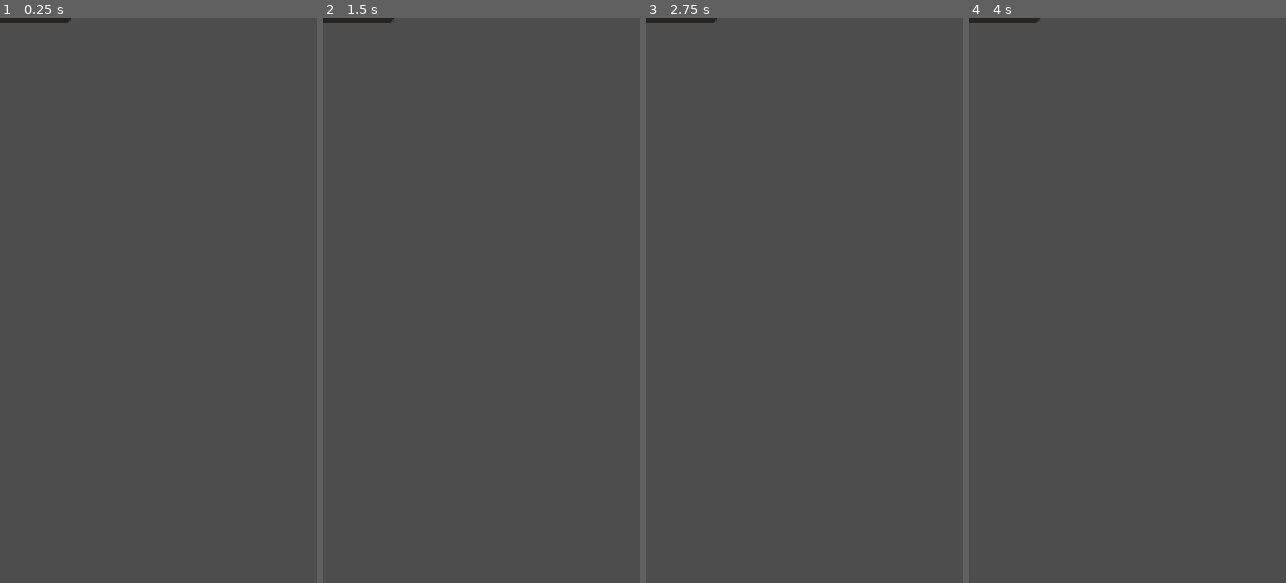
Above: before the commit, frames 1-4 (left to right).
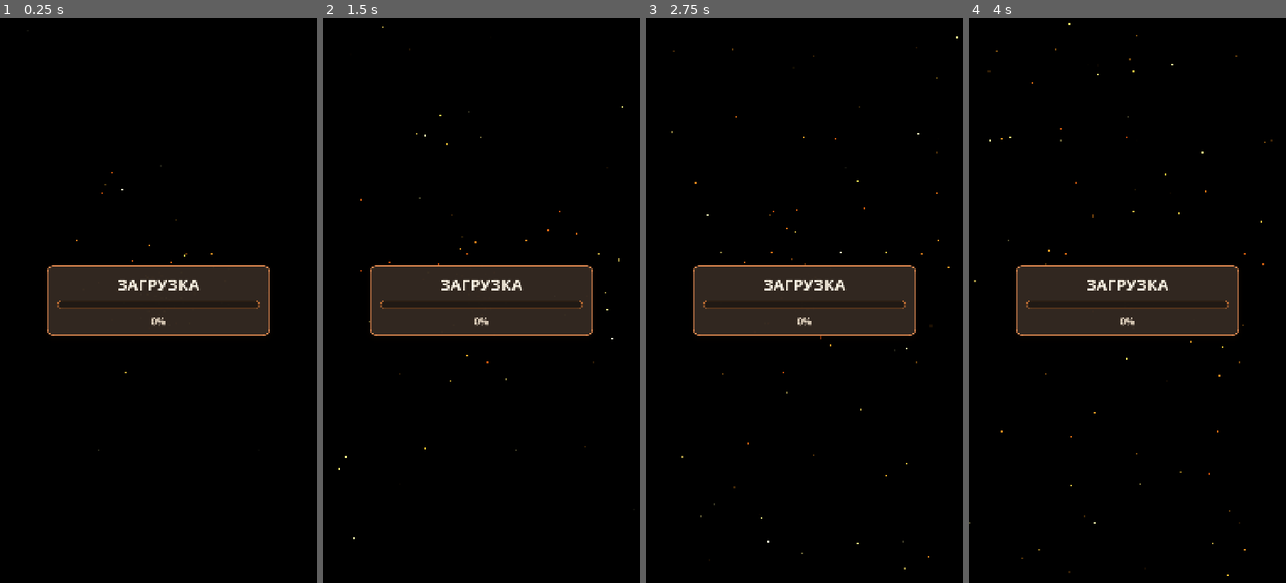
Above: after the commit, the same moments.

Repository: GGamezebo/GodBomb
Game: Godot game, scene res://src/ui/loading_screen/loading_screen.tscn
Two runs of this game, one before a commit and one after it. Both use one fixed random seed, a clock stepped at 60 frames per second and the inputs below. This scene is started directly instead of the project's main scene.
Inputs (mouse positions are in pixels of both pictures, inside the frame that each line leads up to):
- Up to frame 1 (0.25 s): no input
- Up to frame 2 (1.5 s): tap Enter at 0.5, 0.6 s; move the mouse to (551, 272) at 0.52 s; click (551, 272) at 0.67 s; drag from (418, 328) to (465, 413) at 1.27 s
- Up to frame 3 (2.75 s): move the mouse to (836, 176) at 2.02 s; tap Enter at 2.1 s; click (836, 176) at 2.17 s
- Up to frame 4 (4 s): drag from (1111, 413) to (1032, 215) at 2.77 s; tap Space at 3.5 s; move the mouse to (1222, 385) at 3.52 s; tap Enter at 3.6 s; click (1222, 385) at 3.67 s

The runs differ from the first frame. In frame 1, 100% of the frame differs, in the area x 0-100%, y 0-100%; in frame 2, 100%; in frame 3, 100%; in frame 4, 100%.

Commit message:
loading screen

Diff:
--- a/src/contexts/main_context/main_context.gd
+++ b/src/contexts/main_context/main_context.gd
@@ -75,18 +75,35 @@
 
 	if current_loading_screen:
 		current_loading_screen.queue_free()
+		current_loading_screen = null
+
 	if use_loading_screen and loading_screen_scene:
 		current_loading_screen = loading_screen_scene.instantiate()
 		add_child(current_loading_screen)
+		if current_loading_screen.has_method("present"):
+			current_loading_screen.present()
+		await get_tree().process_frame
+		_release_current_context()
+	elif not use_loading_screen:
 		_release_current_context()
 
 	var scene: PackedScene = await _async_load_scene(scene_path, _update_progress)
 
+	if scene == null:
+		is_loading = false
+		push_error("Failed to load scene: %s" % scene_path)
+		if current_loading_screen:
+			current_loading_screen.queue_free()
+			current_loading_screen = null
+		if scene_path == game_context_path:
+			_apply_context_music(true)
+			await switch_game_context(menu_context_path, false, _session_data())
+		return
+
 	if not use_loading_screen:
 		_release_current_context()
 
-	if scene:
-		_on_loading_complete(scene, data)
+	_on_loading_complete(scene, data)
 
 
 func _async_load_scene(path: String, progress_callback: Callable) -> PackedScene:
@@ -117,10 +134,12 @@
 	current_context = scene.instantiate()
 	current_context.initialize(data)
 	add_child(current_context)
+	await get_tree().process_frame
 	_apply_context_music(target_path == menu_context_path)
 
 	if current_loading_screen:
 		current_loading_screen.fade_out()
+		current_loading_screen = null
 
 
 func _apply_context_music(in_menu: bool) -> void:
--- a/src/ui/loading_screen/loading_screen.gd
+++ b/src/ui/loading_screen/loading_screen.gd
@@ -1,20 +1,108 @@
 extends CanvasLayer
 
 @export var progress_bar: ProgressBar
-@export var background: CanvasGroup
+@export var status_label: Label
+@export var percent_label: Label
+@export var panel: PanelContainer
+@export var root: Control
 
-const DURATION: float = 0.6
+const FADE_OUT_SEC := 0.38
+const BG_COLOR := Color(0.16, 0.03, 0.02, 1.0)
+const PANEL_BG := Color(0.2, 0.16, 0.13, 0.96)
+const PANEL_BORDER := Color(0.9, 0.55, 0.32, 0.98)
+const PANEL_SHADOW := Color(0.04, 0.02, 0.01, 0.42)
+const TEXT_COLOR := Color(0.99, 0.96, 0.9, 1.0)
+const TEXT_OUTLINE := Color(0.1, 0.06, 0.04, 0.82)
+const PROGRESS_BG := Color(0.1, 0.08, 0.06, 0.72)
+const PROGRESS_FILL := Color(1.0, 0.42, 0.29, 1.0)
+const PROGRESS_BORDER := Color(0.72, 0.42, 0.2, 0.85)
+
+
+func _ready() -> void:
+	layer = 100
+	if root == null:
+		root = get_node_or_null("Root") as Control
+	if root:
+		root.modulate.a = 1.0
+	_apply_styles()
+	call_deferred("_sync_layout")
+
+
+func present() -> void:
+	if root == null:
+		root = get_node_or_null("Root") as Control
+	if root:
+		root.modulate.a = 1.0
+	update_progress(0.0)
+
+
+func _sync_layout() -> void:
+	var viewport_size := get_viewport().get_visible_rect().size
+	if panel:
+		panel.custom_minimum_size.x = minf(760.0, viewport_size.x - 96.0)
+
+
+func _apply_styles() -> void:
+	if panel:
+		var panel_style := StyleBoxFlat.new()
+		panel_style.bg_color = PANEL_BG
+		panel_style.border_color = PANEL_BORDER
+		panel_style.set_border_width_all(4)
+		panel_style.set_corner_radius_all(24)
+		panel_style.shadow_color = PANEL_SHADOW
+		panel_style.shadow_size = 16
+		panel_style.shadow_offset = Vector2(0, 8)
+		panel_style.content_margin_left = 36.0
+		panel_style.content_margin_top = 28.0
+		panel_style.content_margin_right = 36.0
+		panel_style.content_margin_bottom = 28.0
+		panel.add_theme_stylebox_override("panel", panel_style)
+
+	if status_label:
+		status_label.add_theme_font_size_override("font_size", 54)
+		status_label.add_theme_color_override("font_color", TEXT_COLOR)
+		status_label.add_theme_color_override("font_outline_color", TEXT_OUTLINE)
+		status_label.add_theme_constant_override("outline_size", 4)
+
+	if percent_label:
+		percent_label.add_theme_font_size_override("font_size", 34)
+		percent_label.add_theme_color_override("font_color", Color(0.92, 0.86, 0.78, 1))
+		percent_label.add_theme_color_override("font_outline_color", TEXT_OUTLINE)
+		percent_label.add_theme_constant_override("outline_size", 2)
+
+	if progress_bar:
+		progress_bar.custom_minimum_size = Vector2(680, 28)
+		progress_bar.show_percentage = false
+		var bg := StyleBoxFlat.new()
+		bg.bg_color = PROGRESS_BG
+		bg.border_color = PROGRESS_BORDER
+		bg.set_border_width_all(2)
+		bg.set_corner_radius_all(12)
+		bg.content_margin_left = 4.0
+		bg.content_margin_top = 4.0
+		bg.content_margin_right = 4.0
+		bg.content_margin_bottom = 4.0
+		var fill := StyleBoxFlat.new()
+		fill.bg_color = PROGRESS_FILL
+		fill.set_corner_radius_all(8)
+		progress_bar.add_theme_stylebox_override("background", bg)
+		progress_bar.add_theme_stylebox_override("fill", fill)
 
 
 func update_progress(value: float) -> void:
+	var clamped := clampf(value, 0.0, 1.0)
 	if progress_bar:
-		progress_bar.value = value * 100.0
+		progress_bar.value = clamped * 100.0
+	if percent_label:
+		percent_label.text = "%d%%" % int(round(clamped * 100.0))
 
 
 func fade_out() -> void:
+	if root == null:
+		root = get_node_or_null("Root") as Control
+	if not root:
+		queue_free()
+		return
 	var tween := create_tween()
-	tween.set_parallel(true)
-	tween.tween_property(self, "offset:y", -1920.0, DURATION).set_trans(Tween.TRANS_BACK).set_ease(Tween.EASE_IN)
-	if background:
-		tween.tween_property(background, "modulate:a", 0.0, DURATION)
+	tween.tween_property(root, "modulate:a", 0.0, FADE_OUT_SEC).set_trans(Tween.TRANS_SINE).set_ease(Tween.EASE_IN)
 	tween.finished.connect(queue_free)
--- a/src/ui/loading_screen/loading_screen.tscn
+++ b/src/ui/loading_screen/loading_screen.tscn
@@ -1,28 +1,74 @@
-[gd_scene load_steps=2 format=3 uid="uid://loading_screen_godbomb"]
+[gd_scene format=3 uid="uid://d2rtm1xn7xr2y"]
 
-[ext_resource type="Script" path="res://src/ui/loading_screen/loading_screen.gd" id="1"]
+[ext_resource type="Script" uid="uid://2i1oq8vpa8c0" path="res://src/ui/loading_screen/loading_screen.gd" id="1"]
+[ext_resource type="Script" uid="uid://d2t3b5qtwod5n" path="res://src/features/menu/menu_fire_sparks.gd" id="2"]
 
-[node name="LoadingScreen" type="CanvasLayer" node_paths=PackedStringArray("progress_bar", "background")]
+[node name="LoadingScreen" type="CanvasLayer" unique_id=1795406347 node_paths=PackedStringArray("progress_bar", "status_label", "percent_label", "panel", "root")]
+layer = 100
 script = ExtResource("1")
-progress_bar = NodePath("Background/ProgressBar")
-background = NodePath("Background")
+progress_bar = NodePath("Root/Panel/Content/ProgressBar")
+status_label = NodePath("Root/Panel/Content/StatusLabel")
+percent_label = NodePath("Root/Panel/Content/PercentLabel")
+panel = NodePath("Root/Panel")
+root = NodePath("Root")
 
-[node name="Background" type="CanvasGroup" parent="."]
-
-[node name="ColorRect" type="ColorRect" parent="Background"]
+[node name="Root" type="Control" parent="." unique_id=1570392763]
+layout_mode = 3
 anchors_preset = 15
 anchor_right = 1.0
 anchor_bottom = 1.0
-color = Color(0.08, 0.08, 0.1, 0.92)
+grow_horizontal = 2
+grow_vertical = 2
+mouse_filter = 2
 
-[node name="ProgressBar" type="ProgressBar" parent="Background"]
+[node name="Background" type="ColorRect" parent="Root" unique_id=424443836]
+layout_mode = 1
+anchors_preset = 15
+anchor_right = 1.0
+anchor_bottom = 1.0
+grow_horizontal = 2
+grow_vertical = 2
+mouse_filter = 2
+color = Color(0, 0, 0, 1)
+
+[node name="FireSparks" type="Control" parent="Root" unique_id=1618843528]
+layout_mode = 1
+anchors_preset = 15
+anchor_right = 1.0
+anchor_bottom = 1.0
+grow_horizontal = 2
+grow_vertical = 2
+mouse_filter = 2
+script = ExtResource("2")
+
+[node name="Panel" type="PanelContainer" parent="Root" unique_id=1321305739]
+layout_mode = 1
 anchors_preset = 8
 anchor_left = 0.5
 anchor_top = 0.5
 anchor_right = 0.5
 anchor_bottom = 0.5
-offset_left = -240.0
-offset_top = -16.0
-offset_right = 240.0
-offset_bottom = 16.0
-show_percentage = false
+offset_left = -380.0
+offset_top = -92.0
+offset_right = 380.0
+offset_bottom = 92.0
+grow_horizontal = 2
+grow_vertical = 2
+
+[node name="Content" type="VBoxContainer" parent="Root/Panel" unique_id=749357090]
+layout_mode = 2
+theme_override_constants/separation = 18
+
+[node name="StatusLabel" type="Label" parent="Root/Panel/Content" unique_id=1819738631]
+layout_mode = 2
+theme_type_variation = &"Hero"
+text = "ЗАГРУЗКА"
+horizontal_alignment = 1
+
+[node name="ProgressBar" type="ProgressBar" parent="Root/Panel/Content" unique_id=420400038]
+layout_mode = 2
+
+[node name="PercentLabel" type="Label" parent="Root/Panel/Content" unique_id=454593817]
+layout_mode = 2
+text = "0%"
+horizontal_alignment = 1
